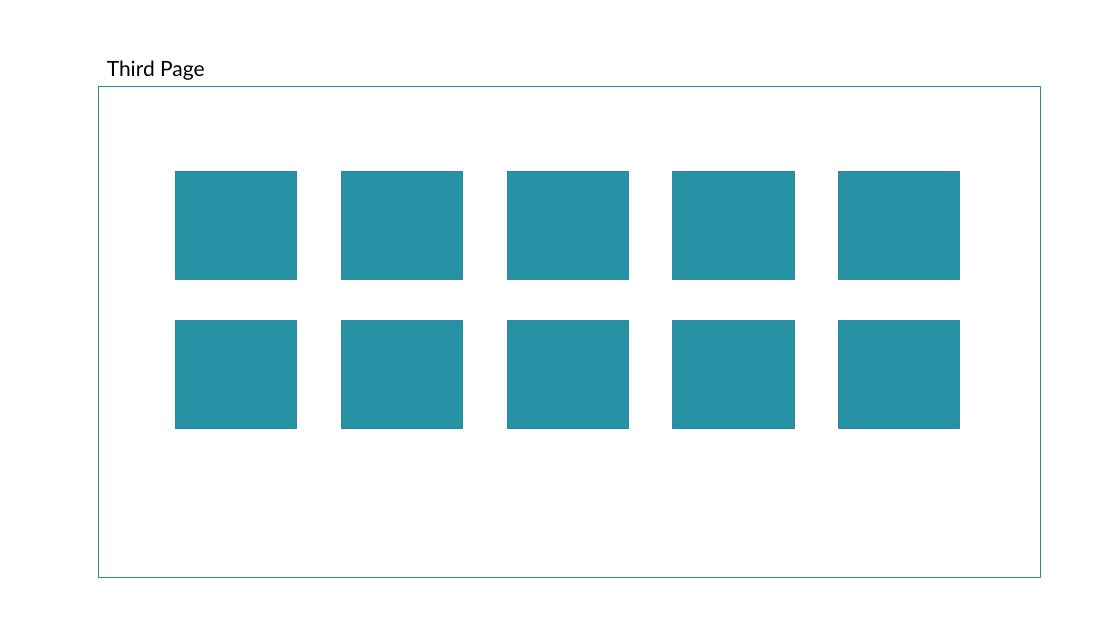
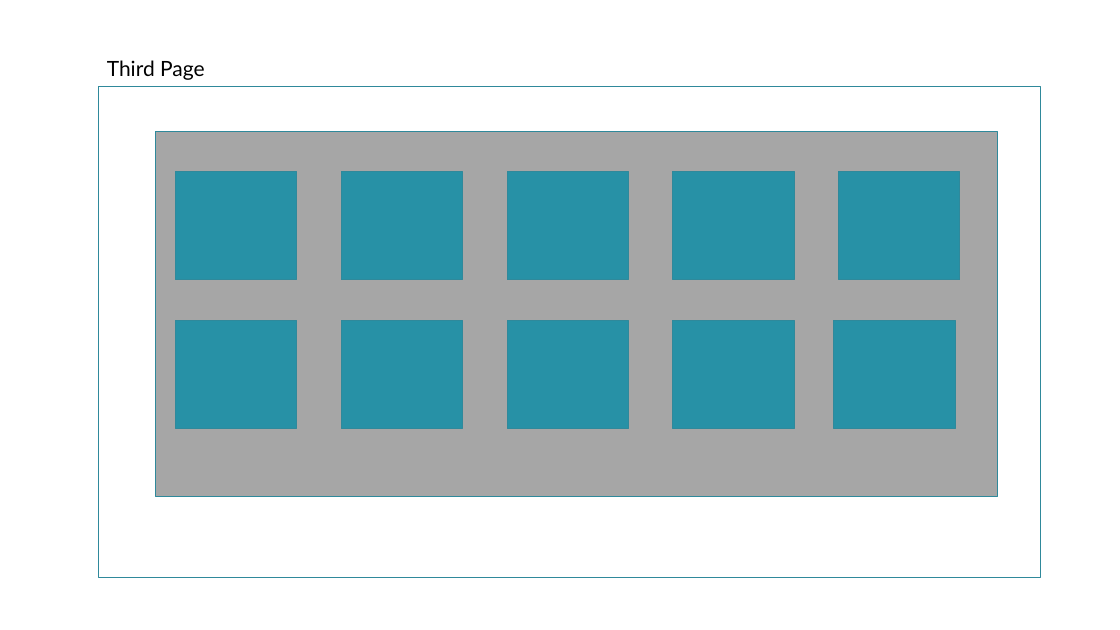
Before and after one commit to qhftkf1/2019_Intern_in-US, a slide deck: slide 17 of PRJ_CSS/CSS.pptx. Drawn at 1120x630 pixels with LibreOffice and Linux fonts; fonts in the diff are those of the drawing. Boxes give left, top, right and bottom in pixels: in the first picture for what was removed or moved away, otherwise in the second. Text is boxed around its words. In the diff, an @@ line names an element or a change of style, - is before the commit and + after.

```diff
--- a/PRJ_CSS/CSS.pptx
+++ b/PRJ_CSS/CSS.pptx
@@ rectangle added at [156,132,997,497], fill #A6A6A6, outline #2F8A9B 0.85 pt @@
@@ rectangle: place and size @@
-rectangle at [839,320,960,429]
+rectangle at [834,320,955,429]
```
Also in this commit, not shown: 1 other slide changed, 37 other files.
